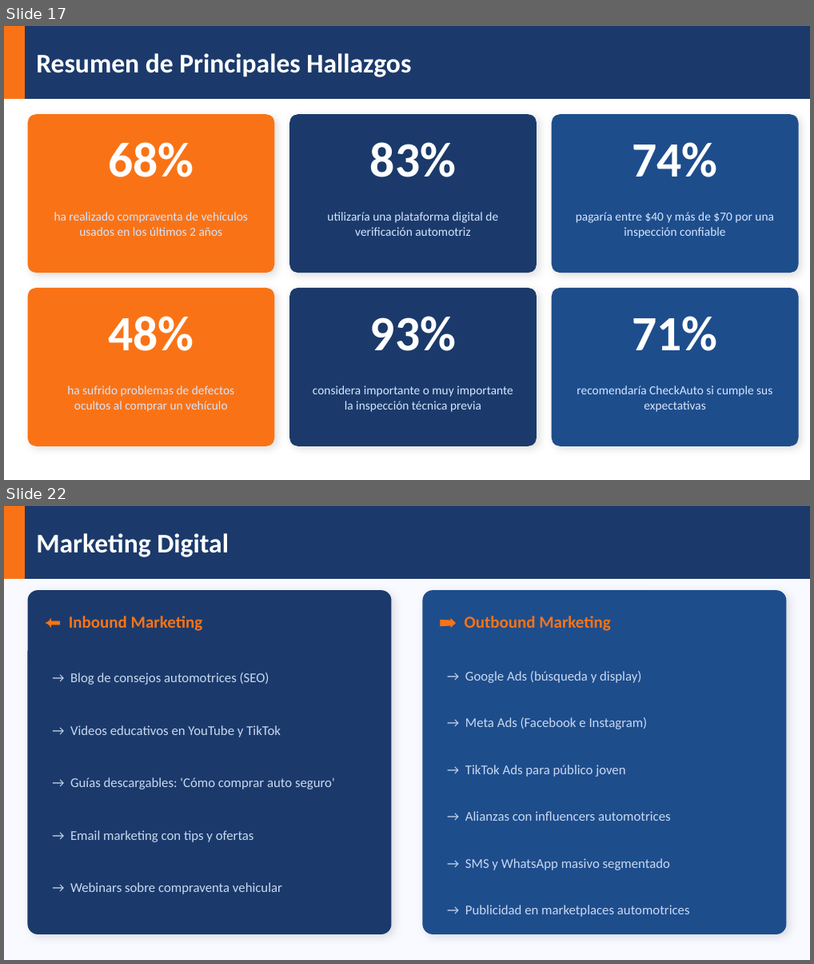
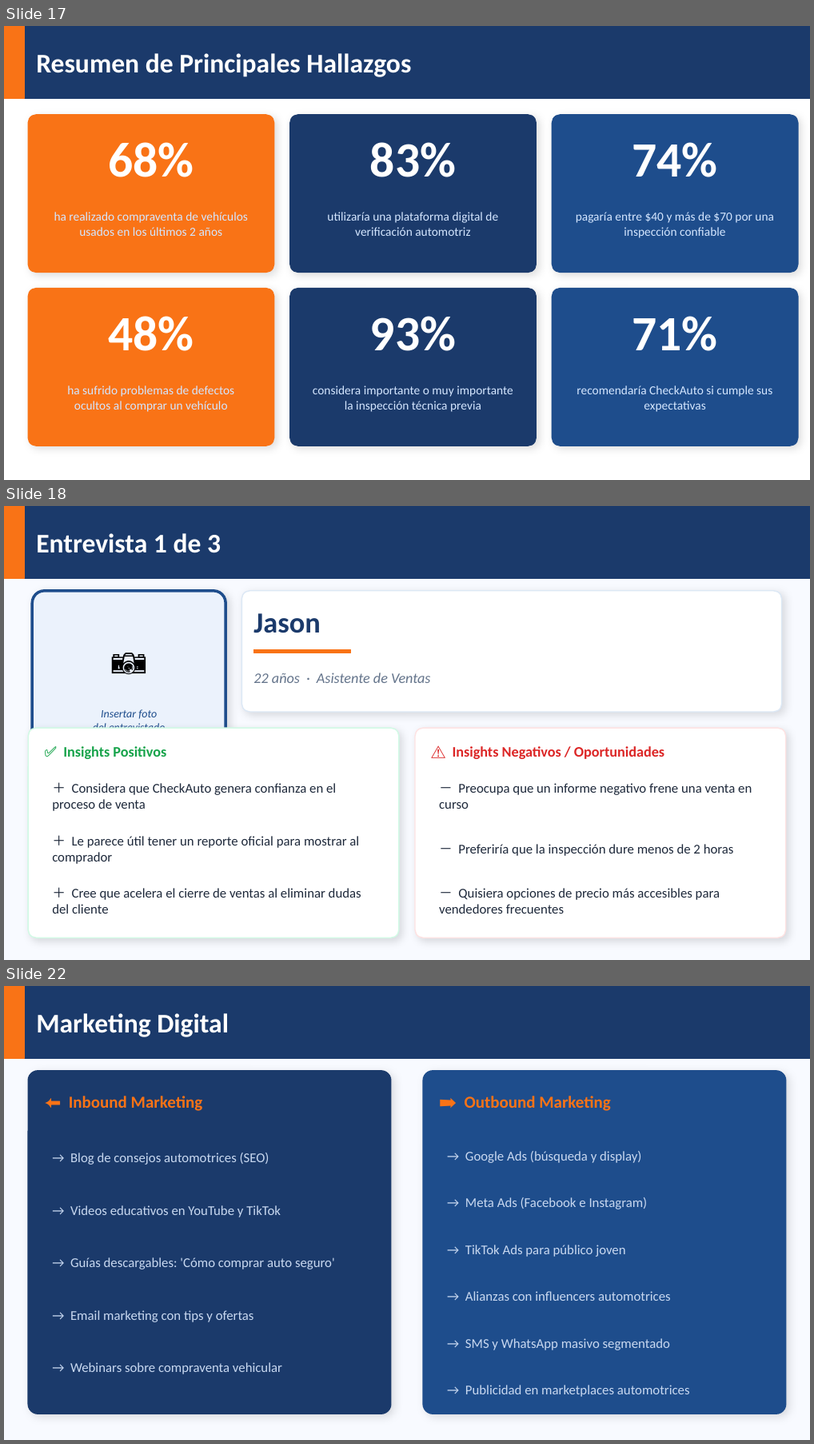
Before and after one commit to jhonnBoza/pptcheckauto, a slide deck: CheckAuto_Presentacion.pptx. Shown one above the other, each under a label of ours: slides 17 and 22 before the commit, slides 17, 18 and 22 after it; the slides between them are not shown. The pictures are 814x964 and 814x1444 pixels, drawn with LibreOffice and Linux fonts; fonts in the diff are those of the drawing. Boxes give left, top, right and bottom in pixels: in the first picture for what was removed or moved away, otherwise in the second. Text is boxed around its words. In the diff, an @@ line names an element or a change of style, - is before the commit and + after.

Commit message:
Update PPTX: Jason, Luana, Focus Group real data

```diff
--- a/CheckAuto_Presentacion.pptx
+++ b/CheckAuto_Presentacion.pptx
@@ slide 18 added at bbox=[4, 506, 810, 960], background #F8FAFF @@
@@ rectangle added at bbox=[4, 506, 810, 579], fill #1B3A6B, outline #1B3A6B 1 pt @@
@@ rectangle added at bbox=[4, 506, 24, 579], fill #F97316, outline #F97316 1 pt @@
@@ text added at bbox=[36, 533, 221, 553], 24 pt, text #FFFFFF, bold @@
+Entrevista 1 de 3
@@ rounded rectangle added at bbox=[32, 591, 226, 796], fill #EBF2FC, outline #1E4D8C 2.5 pt @@
@@ rounded rectangle added at bbox=[242, 591, 782, 712], fill #FFFFFF, outline #DCE8F5 1 pt @@
@@ text added at bbox=[254, 613, 321, 633], 26 pt, text #1B3A6B, bold @@
+Jason
@@ text added at bbox=[32, 631, 226, 688], 32 pt, text #000000 @@
+📷
@@ rectangle added at bbox=[254, 649, 350, 652], fill #F97316, outline #F97316 1 pt @@
@@ text added at bbox=[254, 672, 430, 683], 13 pt, text #64748B, italic @@
+22 años · Asistente de Ventas
@@ text added at bbox=[93, 709, 165, 728], 10 pt, text #1E4D8C, italic @@
+Insertar foto
+del entrevistado
@@ rounded rectangle added at bbox=[28, 728, 399, 937], fill #FFFFFF, outline #D1FAE5 1 pt @@
@@ rounded rectangle added at bbox=[415, 728, 786, 937], fill #FFFFFF, outline #FEE2E2 1 pt @@
@@ text added at bbox=[63, 746, 166, 759], 13 pt, text #16A34A, bold @@
+✅ Insights Positivos
@@ text added at bbox=[453, 746, 665, 759], 13 pt, text #DC2626, bold @@
+⚠️ Insights Negativos / Oportunidades
@@ text added at bbox=[52, 783, 336, 811], 12 pt, text #1E293B @@
+＋ Considera que CheckAuto genera confianza en el proceso de venta
@@ text added at bbox=[439, 783, 752, 808], 12 pt, text #1E293B @@
+－ Preocupa que un informe negativo frene una venta en curso
@@ text added at bbox=[52, 836, 359, 864], 12 pt, text #1E293B @@
+＋ Le parece útil tener un reporte oficial para mostrar al comprador
@@ text added at bbox=[458, 844, 734, 856], 12 pt, text #1E293B @@
+－ Preferiría que la inspección dure menos de 2 horas
@@ text added at bbox=[52, 888, 362, 913], 12 pt, text #1E293B @@
+＋ Cree que acelera el cierre de ventas al eliminar dudas del cliente
@@ text added at bbox=[439, 888, 720, 913], 12 pt, text #1E293B @@
+－ Quisiera opciones de precio más accesibles para vendedores frecuentes
```
Also in this commit, not shown: 1 slide changed, 2 other slides added, 3 slides removed.
